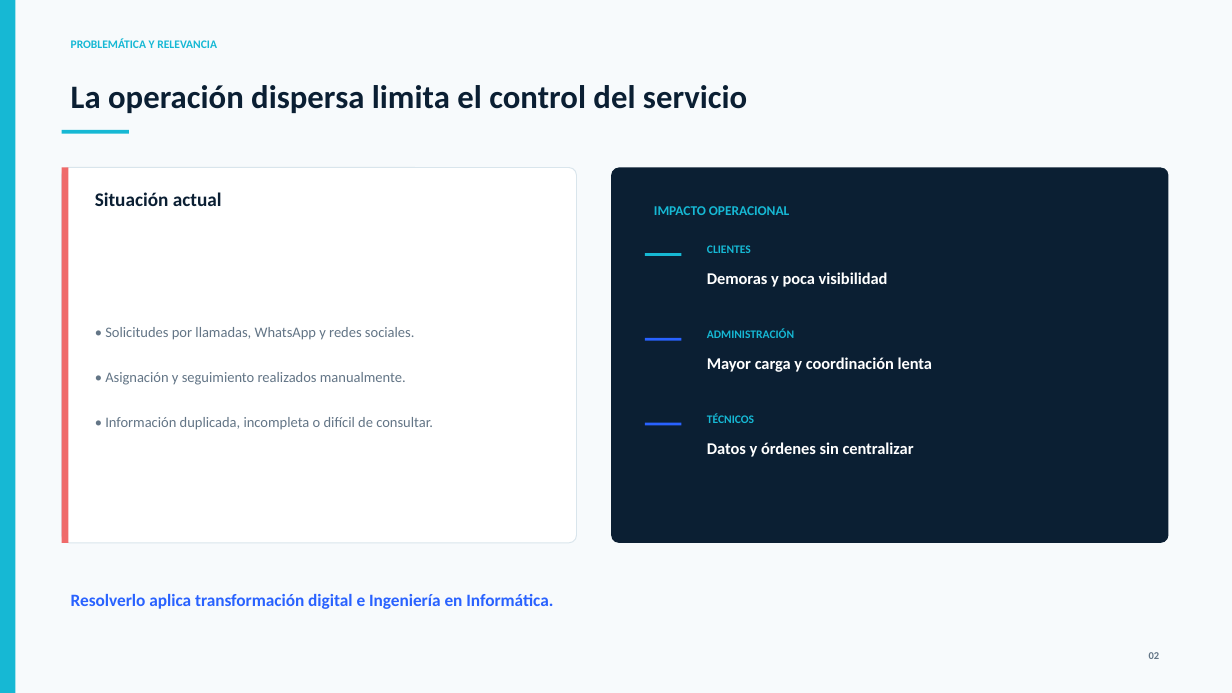
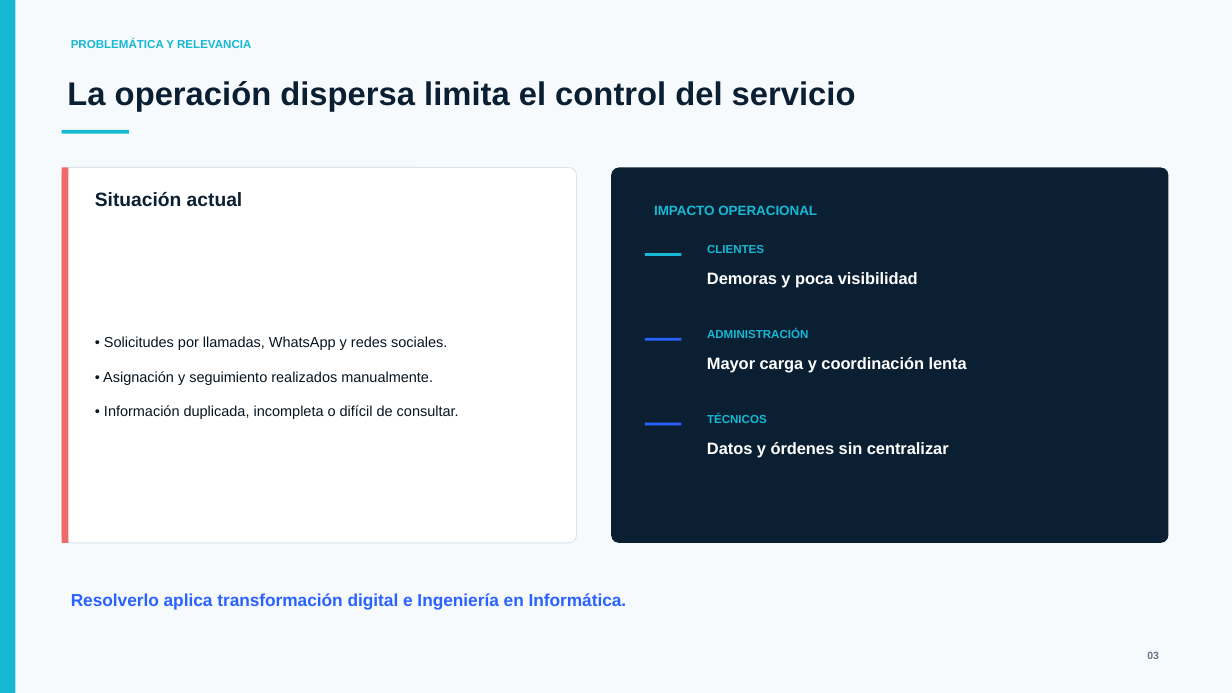
Before and after one commit to JoseHerreraNacho/CAPSTONE_011V_Grupo_2, a slide deck: slide 3 of Fase 1/Evidencias Grupales/Presentación Proyecto.pptx (slide 2 before the commit). Drawn at 1232x693 pixels with LibreOffice and Linux fonts; fonts in the diff are those of the drawing. Boxes give left, top, right and bottom in pixels: in the first picture for what was removed or moved away, otherwise in the second. Text is boxed around its words. In the diff, an @@ line names an element or a change of style, - is before the commit and + after.

```diff
--- a/Fase 1/Evidencias Grupales/Presentación Proyecto.pptx
+++ b/Fase 1/Evidencias Grupales/Presentación Proyecto.pptx
@@ font Calibri to Arial in 11 elements at (71,39,251,48), (95,192,243,207), (654,205,817,215), (707,245,764,253), (707,272,918,288), (707,329,808,338), (707,357,967,373), (707,414,767,423), (707,442,949,457), (71,593,627,610), (67,81,856,112) @@
@@ text "• Solicitudes por llamadas, WhatsApp ..." at (103,336,459,419): font Calibri to Arial, text colour #637586 to #071521 @@
```
Also in this commit, not shown: 11 other slides changed, 3 slides added, 3 slides removed.
